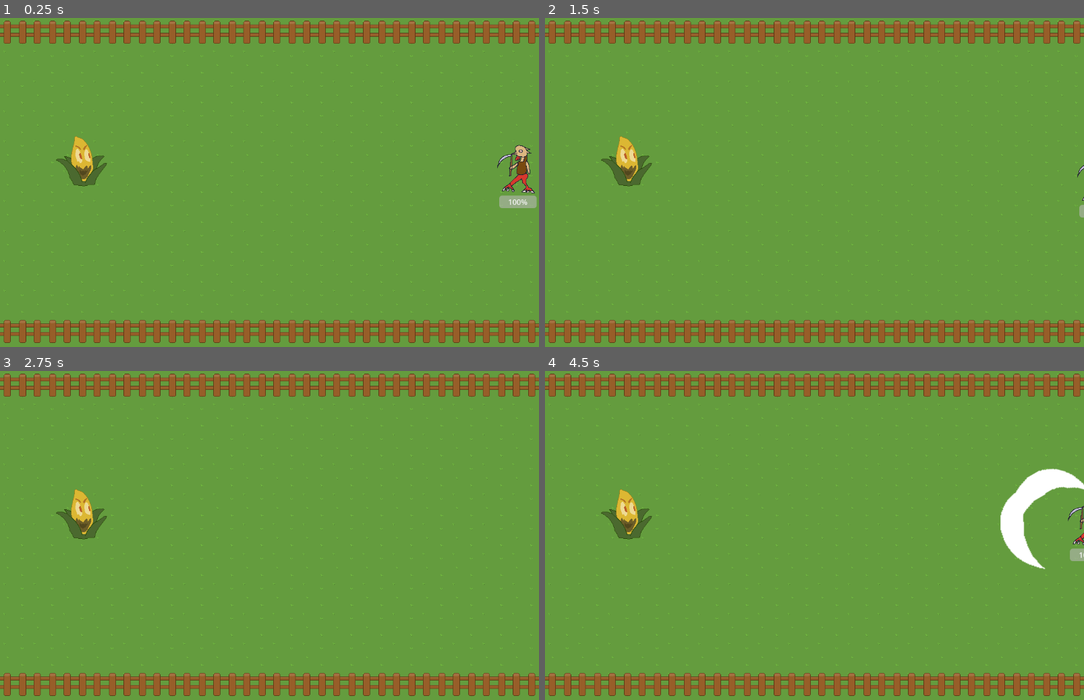
Above: before the commit, frames 1-4 (two rows, left to right).
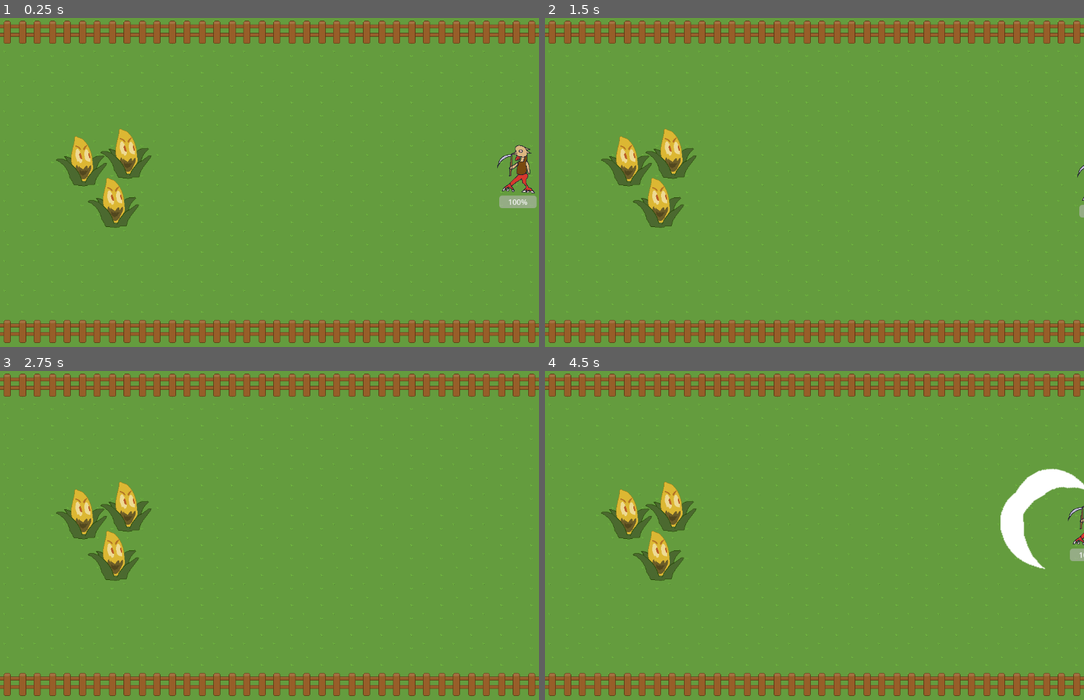
Above: after the commit, the same moments.

Repository: DevFTB/LD52
Game: Godot game, scene res://Scenes/arena.tscn
Two runs of this game, one before a commit and one after it. Both use one fixed random seed, a clock stepped at 60 frames per second and the inputs below.
Inputs:
- Up to frame 1 (0.25 s): no input
- Up to frame 2 (1.5 s): tap Enter at 0.5 s; hold D (move_right) 0.53-1.28 s; hold S (move_down) from 1.28 s (still down)
- Up to frame 3 (2.75 s): tap Space (skill) at 2 s; release S (move_down) at 2.03 s; hold D (move_right) from 2.03 s (still down)
- Up to frame 4 (4.5 s): release D (move_right) at 2.78 s; hold W (move_up) 2.78-3.53 s; tap Enter at 3.5 s; hold A (move_left) from 3.53 s (still down); tap Space (skill) at 4.25 s

The runs differ from the first frame. In frame 1, 1.4% of the frame differs, in the area x 16-29%, y 33-64%; in frame 2, 1.4%; in frame 3, 1.4%; in frame 4, 1.4%.

Commit message:
enemy death

Diff:
--- a/Enemy/Korn.tres
+++ /dev/null
@@ -1,6 +0,0 @@
-[gd_resource type="AnimatedTexture" load_steps=2 format=3 uid="uid://cc0th3w35t4mp"]
-
-[ext_resource type="Texture2D" uid="uid://pnpsbdlclhg2" path="res://Enemy/korn.png" id="1_6l6e3"]
-
-[resource]
-frame_0/texture = ExtResource("1_6l6e3")
--- /dev/null
+++ b/Enemy/enemy.tscn
@@ -0,0 +1,78 @@
+[gd_scene load_steps=11 format=3 uid="uid://d4bceykc58s8j"]
+
+[ext_resource type="Script" path="res://Scenes/Enemy.gd" id="1_hiw8e"]
+[ext_resource type="Material" uid="uid://dwax5uwomrfi0" path="res://Shaders/HurtFlash.tres" id="2_k8iw2"]
+[ext_resource type="Texture2D" uid="uid://pnpsbdlclhg2" path="res://Enemy/korn.png" id="3_uswls"]
+[ext_resource type="Texture2D" uid="uid://dna0b5w73ci03" path="res://Enemy/dead_korn.png" id="4_7b4be"]
+[ext_resource type="Script" path="res://Scenes/EnemyGUI.gd" id="4_n0s1c"]
+[ext_resource type="Script" path="res://Scenes/DamageNumber.gd" id="5_jfuxr"]
+[ext_resource type="Script" path="res://Scenes/FlashOnHit.gd" id="6_fgrfn"]
+
+[sub_resource type="SpriteFrames" id="SpriteFrames_0ihq0"]
+animations = [{
+"frames": [ExtResource("3_uswls")],
+"loop": true,
+"name": &"alive",
+"speed": 5.0
+}, {
+"frames": [ExtResource("4_7b4be")],
+"loop": true,
+"name": &"dead",
+"speed": 5.0
+}]
+
+[sub_resource type="LabelSettings" id="LabelSettings_lgit8"]
+font_size = 36
+outline_size = 2
+outline_color = Color(0, 0, 0, 1)
+
+[sub_resource type="CapsuleShape2D" id="CapsuleShape2D_61i3l"]
+radius = 24.0
+height = 112.0
+
+[node name="Enemy" type="Node2D" groups=["enemy"]]
+position = Vector2(177, 348)
+script = ExtResource("1_hiw8e")
+max_hp = 8
+
+[node name="Sprite" type="AnimatedSprite2D" parent="."]
+material = ExtResource("2_k8iw2")
+use_parent_material = true
+position = Vector2(-2, -41)
+frames = SubResource("SpriteFrames_0ihq0")
+animation = &"alive"
+
+[node name="EnemyGUI" type="Control" parent="."]
+layout_mode = 3
+anchors_preset = 0
+offset_right = 80.0
+offset_bottom = 14.363
+script = ExtResource("4_n0s1c")
+
+[node name="DamageNumber" type="Label" parent="EnemyGUI"]
+modulate = Color(1, 1, 1, 0)
+layout_mode = 0
+offset_top = -84.0
+offset_right = 40.0
+offset_bottom = -58.0
+text = "0"
+label_settings = SubResource("LabelSettings_lgit8")
+script = ExtResource("5_jfuxr")
+
+[node name="Pain" type="Timer" parent="EnemyGUI"]
+wait_time = 1.5
+
+[node name="Area2D" type="Area2D" parent="."]
+position = Vector2(-2, -40)
+collision_layer = 8
+collision_mask = 7
+
+[node name="CollisionShape2D" type="CollisionShape2D" parent="Area2D"]
+shape = SubResource("CapsuleShape2D_61i3l")
+
+[node name="FlashOnHit" type="Node" parent="."]
+script = ExtResource("6_fgrfn")
+
+[connection signal="health_changed" from="." to="EnemyGUI" method="_on_health_changed"]
+[connection signal="health_changed" from="." to="FlashOnHit" method="_on_health_changed"]
+[connection signal="timeout" from="EnemyGUI/Pain" to="." method="_on_pain_timeout"]
--- a/Scenes/Enemy.gd
+++ b/Scenes/Enemy.gd
@@ -7,6 +7,8 @@
 @export var attack_frequency : float = 0.5
 
 @onready var health = max_hp
+
+var is_dead = false
 
 signal health_changed(new_health, difference, should_display)
 signal death
@@ -23,15 +25,18 @@
 	pass
 
 func modify_health(modification):
-	health += modification
+	if not is_dead:
+		health += modification
 
-	if health < 0:
-		die()
-	emit_signal("health_changed", health, modification, true)
+		if health < 0:
+			die()
+		emit_signal("health_changed", health, modification, true)
 
 func die():
 	print("death")
 	emit_signal("death")
+	$Sprite.play("dead")
+	is_dead = true
 	pass
 
 
--- a/Scenes/arena.tscn
+++ b/Scenes/arena.tscn
@@ -1,15 +1,12 @@
-[gd_scene load_steps=15 format=3 uid="uid://dn6kp1v8qdosw"]
+[gd_scene load_steps=11 format=3 uid="uid://dn6kp1v8qdosw"]
 
 [ext_resource type="Script" path="res://Scenes/ControllablePlayer.gd" id="2_d8hb5"]
 [ext_resource type="Texture2D" uid="uid://bi50q13x21lsr" path="res://Player/grim_cheaper.png" id="2_ixflb"]
+[ext_resource type="PackedScene" uid="uid://d4bceykc58s8j" path="res://Enemy/enemy.tscn" id="2_m1pyp"]
 [ext_resource type="Texture2D" uid="uid://bg4rds4np3i0o" path="res://Level/level.png" id="2_mbeb0"]
 [ext_resource type="Script" path="res://Scenes/CharacterGUI.gd" id="4_grhpe"]
-[ext_resource type="Script" path="res://Scenes/Enemy.gd" id="5_2elvb"]
-[ext_resource type="Texture2D" uid="uid://pnpsbdlclhg2" path="res://Enemy/korn.png" id="6_c4fpn"]
 [ext_resource type="Material" uid="uid://dwax5uwomrfi0" path="res://Shaders/HurtFlash.tres" id="6_cb21j"]
 [ext_resource type="Script" path="res://Scenes/FlashOnHit.gd" id="6_k8gt7"]
-[ext_resource type="Script" path="res://Scenes/DamageNumber.gd" id="7_i4ft2"]
-[ext_resource type="Script" path="res://Scenes/EnemyGUI.gd" id="7_vbxnd"]
 
 [sub_resource type="TileSetAtlasSource" id="TileSetAtlasSource_ssi7g"]
 texture = ExtResource("2_mbeb0")
@@ -26,11 +23,6 @@
 radius = 24.0
 height = 112.0
 
-[sub_resource type="LabelSettings" id="LabelSettings_lgit8"]
-font_size = 36
-outline_size = 2
-outline_color = Color(0, 0, 0, 1)
-
 [node name="Arena" type="Node2D"]
 
 [node name="TopWall" type="Node2D" parent="."]
@@ -46,6 +38,14 @@
 layer_1/y_sort_origin = 0
 layer_1/z_index = 0
 layer_1/tile_data = PackedInt32Array(17, 1, 1, 0, 1, 1, 16, 1, 1, 15, 1, 1, 14, 1, 1, 13, 1, 1, 12, 1, 1, 11, 1, 1, 10, …(339 unchanged characters)…
+
+[node name="Enemy" parent="." instance=ExtResource("2_m1pyp")]
+
+[node name="Enemy2" parent="." instance=ExtResource("2_m1pyp")]
+position = Vector2(272, 332)
+
+[node name="Enemy3" parent="." instance=ExtResource("2_m1pyp")]
+position = Vector2(245, 437)
 
 [node name="GrimCheaper" type="Node2D" parent="."]
 position = Vector2(1110, 321)
@@ -66,7 +66,6 @@
 script = ExtResource("4_grhpe")
 
 [node name="HealthBar" type="ProgressBar" parent="GrimCheaper/CharacterGUI"]
-layout_mode = 1
 anchors_preset = 15
 anchor_right = 1.0
 anchor_bottom = 1.0
@@ -93,52 +92,8 @@
 [node name="FlashOnHit" type="Node" parent="GrimCheaper"]
 script = ExtResource("6_k8gt7")
 
-[node name="Enemy" type="Node2D" parent="." groups=["enemy"]]
-position = Vector2(177, 348)
-script = ExtResource("5_2elvb")
-
-[node name="Sprite" type="Sprite2D" parent="Enemy"]
-material = ExtResource("6_cb21j")
-use_parent_material = true
-position = Vector2(-2, -41)
-texture = ExtResource("6_c4fpn")
-
-[node name="EnemyGUI" type="Control" parent="Enemy"]
-layout_mode = 3
-anchors_preset = 0
-offset_right = 80.0
-offset_bottom = 14.363
-script = ExtResource("7_vbxnd")
-
-[node name="DamageNumber" type="Label" parent="Enemy/EnemyGUI"]
-modulate = Color(1, 1, 1, 0)
-layout_mode = 0
-offset_top = -84.0
-offset_right = 40.0
-offset_bottom = -58.0
-text = "0"
-label_settings = SubResource("LabelSettings_lgit8")
-script = ExtResource("7_i4ft2")
-
-[node name="Pain" type="Timer" parent="Enemy/EnemyGUI"]
-wait_time = 1.5
-
-[node name="Area2D" type="Area2D" parent="Enemy"]
-position = Vector2(-2, -40)
-collision_layer = 8
-collision_mask = 7
-
-[node name="CollisionShape2D" type="CollisionShape2D" parent="Enemy/Area2D"]
-shape = SubResource("CapsuleShape2D_61i3l")
-
-[node name="FlashOnHit" type="Node" parent="Enemy"]
-script = ExtResource("6_k8gt7")
-
 [connection signal="health_changed" from="GrimCheaper" to="GrimCheaper/CharacterGUI" method="_on_health_changed"]
 [connection signal="health_changed" from="GrimCheaper" to="GrimCheaper/FlashOnHit" method="_on_health_changed"]
 [connection signal="stats_changed" from="GrimCheaper" to="GrimCheaper/CharacterGUI" method="_on_grim_cheaper_stats_changed"]
 [connection signal="timeout" from="GrimCheaper/AttackTimer" to="GrimCheaper" method="_on_attack_timer_timeout"]
 [connection signal="timeout" from="GrimCheaper/SkillTimer" to="GrimCheaper" method="_on_skill_timer_timeout"]
-[connection signal="health_changed" from="Enemy" to="Enemy/EnemyGUI" method="_on_health_changed"]
-[connection signal="health_changed" from="Enemy" to="Enemy/FlashOnHit" method="_on_health_changed"]
-[connection signal="timeout" from="Enemy/EnemyGUI/Pain" to="Enemy" method="_on_pain_timeout"]
Binary file added: Enemy/dead_korn.aseprite
Binary file added: Enemy/dead_korn.png
Not shown, added: Enemy/dead_korn.png.import
Binary file added: Enemy/korn_projectile.aseprite
Binary file added: Enemy/korn_projectile.png
Not shown, added: Enemy/korn_projectile.png.import
Not shown, changed: .gitignore
